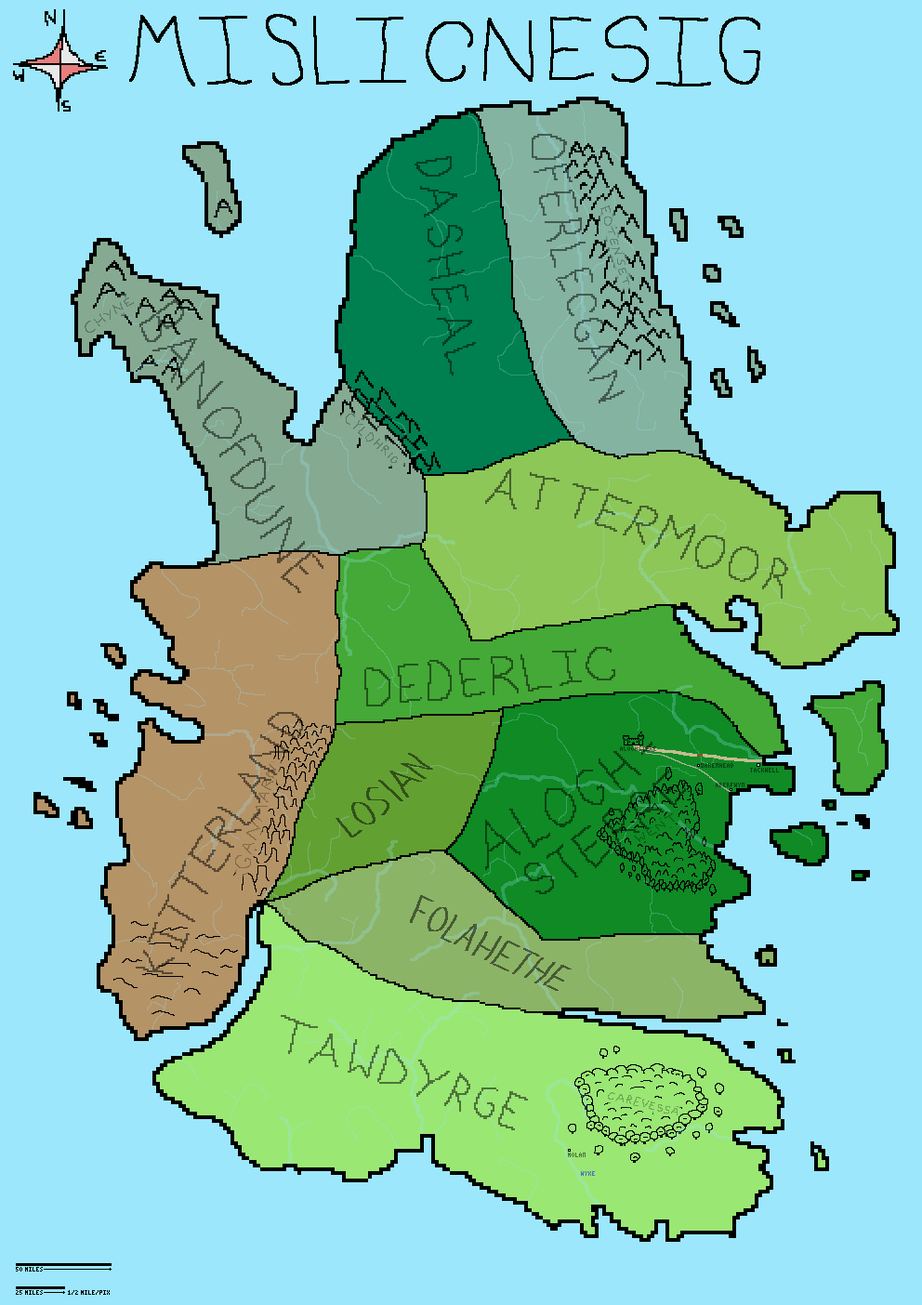
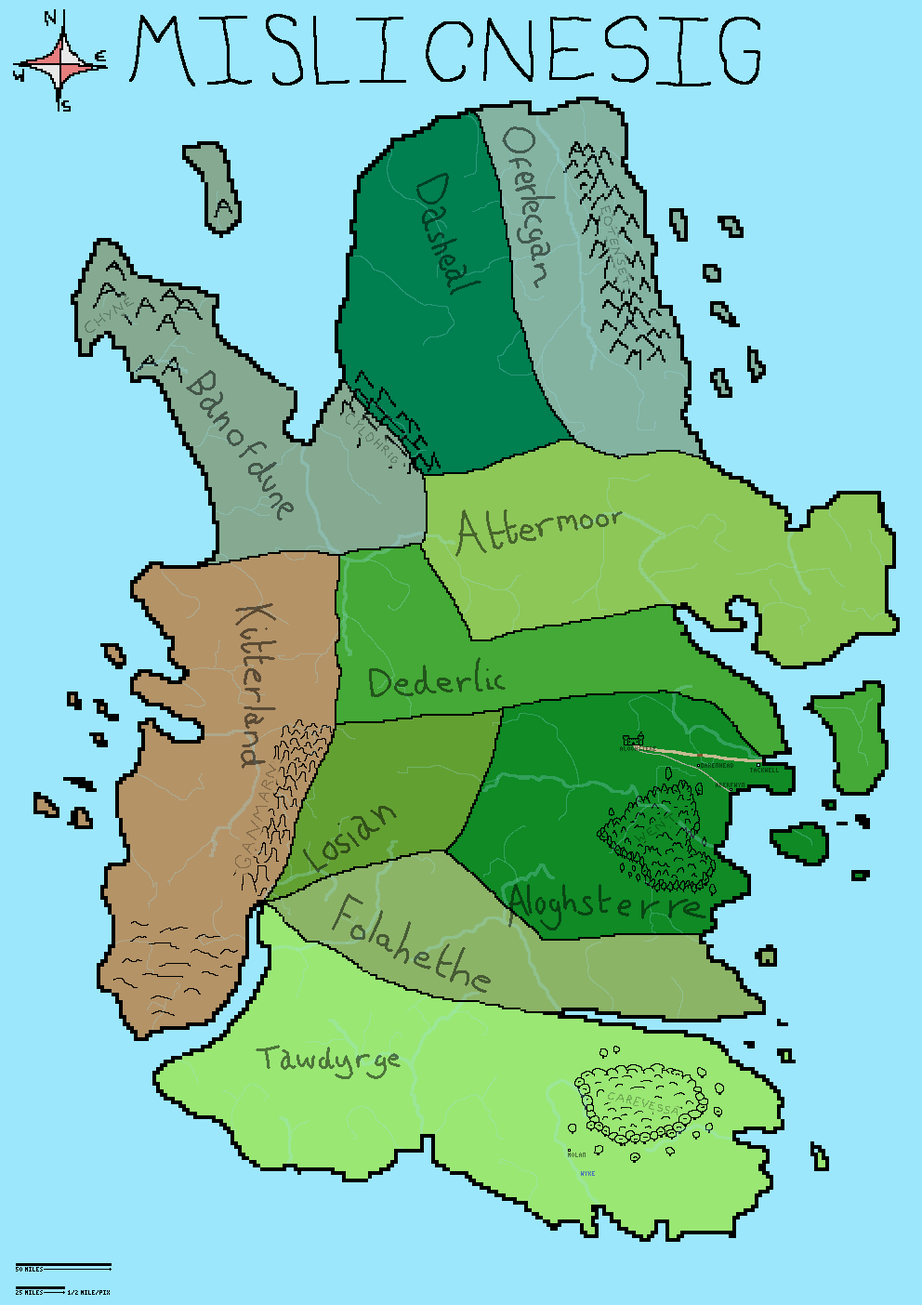
Comparing the layer stacks of the two 922 x 1305 images. Changes:
"Kingdom Titles": opacity 100% → 50%, painted on it over (x1=135, y1=126, x2=789, y2=1131)
